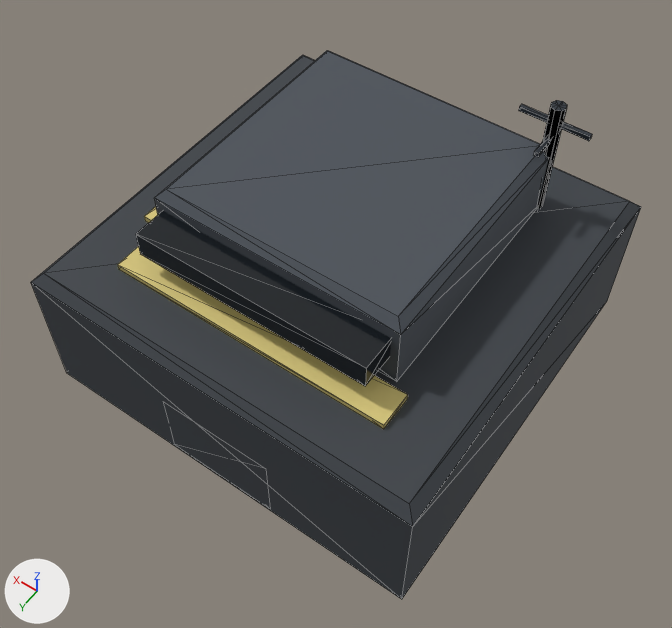
The glTF model assets/models/command_hq.glb, before and after one commit.
The view is the same before and after, from a camera (50 mm lens) standing at (-7.36, 10.67, 17.4) and looking at (-0.56, 1.15, 2.44). The axes (+X, +Y, +Z) are drawn at lower left. The lights are the same throughout. The first picture is the older version. Mesh edges are drawn as thin lines. Vertices at exactly the same position are counted once.

The first picture shows 'Body'.
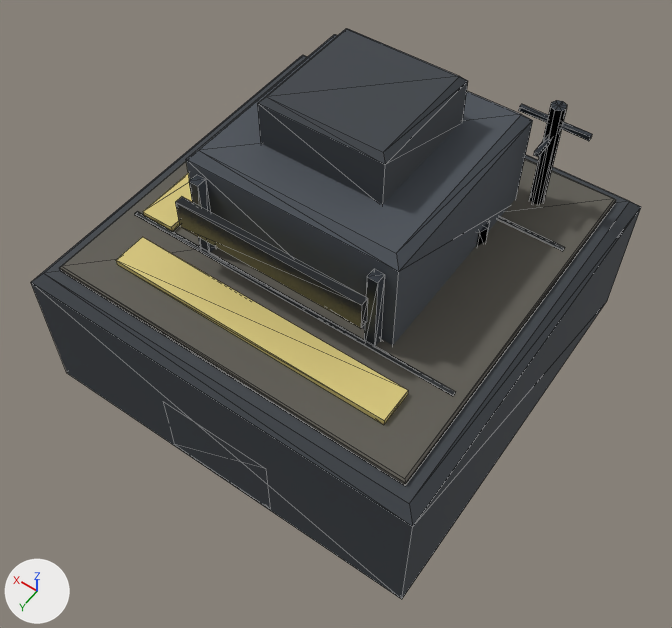
Edits to the bpy script that builds the scene:
```text
Add mat_concrete_dark:
    mat_concrete_dark = principled_material('Concrete_Dark')
    mat_concrete_dark.base_color = (0.112, 0.105, 0.0862)  # dark grey #5e5b53
    mat_concrete_dark.roughness = 0.8
Change me_body:
    used by ob_body; location = (0.0, 0.0, 0.0)
    remove me_body.from_pydata(...)  # 176 vertices, 292 faces; spans x -4.5..4.5, y -4.5..4.5, z 0.0..6.0
    add me_body.from_pydata(...)  # 232 vertices, 380 faces; spans x -4.5..4.5, y -4.5..4.5, z 0.0..6.85
    me_body part 1: a new loose piece, a box spanning x -2.09..-1.87, y 1.87..2.09, z 3.4..5.4, in mat_metal (dark grey #4a5058)
    me_body part 2: a new loose piece, a box spanning x 1.87..2.09, y 1.87..2.09, z 3.4..5.4, in mat_metal (dark grey #4a5058)
    me_body part 3: a new loose piece, a box spanning x -2.07..2.07, y 2.34..2.52, z 4.57..5.22, in mat_glass (black #13191f)
    me_body part 4: a new loose piece, a box spanning x -3.807..3.807, y 2.061..2.151, z 3.53..3.57, in mat_dark (black #222629)
    me_body part 5: a new loose piece, a box spanning x -3.807..3.807, y -2.151..-2.061, z 3.53..3.57, in mat_dark (black #222629)
    me_body part 6: the loose piece of 12 vertices spanning x -2.79..2.79, y -3.19..2.39, z 3.4..5.0 is rebuilt with 12 vertices and now spans x -2.34..2.34, y -2.84..1.84, z 3.4..5.8
    me_body part 7: the loose piece of 8 vertices spanning x -2.61..2.61, y 2.25..3.15, z 4.03..4.57 is deleted
    me_body part 8
    4 vertices are removed from x -3.15..3.62, y -2.43..3.35, z 3.4
    24 faces are deleted
    4 vertices move from x -3.15..3.62, y -2.43..3.35, z 3.4 to x -3.15..3.62, y -2.43..3.35, z 3.68
    28 vertices are added at x -4.05..4.05, y -4.05..4.05, z 3.4..6.85
    20 new faces join them, mat_hull (dark grey #3a3f45)
    20 new faces join them, mat_concrete_dark (dark grey #5e5b53)
    24 new faces join them, mat_faction (yellow #d9c87a)
    add me_body.materials.append(mat_concrete_dark)  # dark grey #5e5b53
```

Boxes (x1, y1, x2, y2) around the edits, measured in the pictures (672 x 628 px):
'Body', reshaped: before (31, 51, 641, 599); after (31, 29, 641, 599)
part 1 of me_body, added: after (364, 269, 385, 347)
part 2 of me_body, added: after (189, 175, 216, 253)
part 3 of me_body, added: after (175, 197, 368, 328)
part 4 of me_body, added: after (135, 211, 455, 396)
part 5 of me_body, added: after (498, 216, 565, 251)
part 6 of me_body, rebuilt (12% narrower, 6% shorter): before (154, 51, 549, 382); after (186, 34, 533, 345)
part 7 of me_body, deleted (black): before (136, 211, 391, 386)
part 8 of me_body, built on: before (117, 206, 408, 429); after (60, 29, 616, 486)
